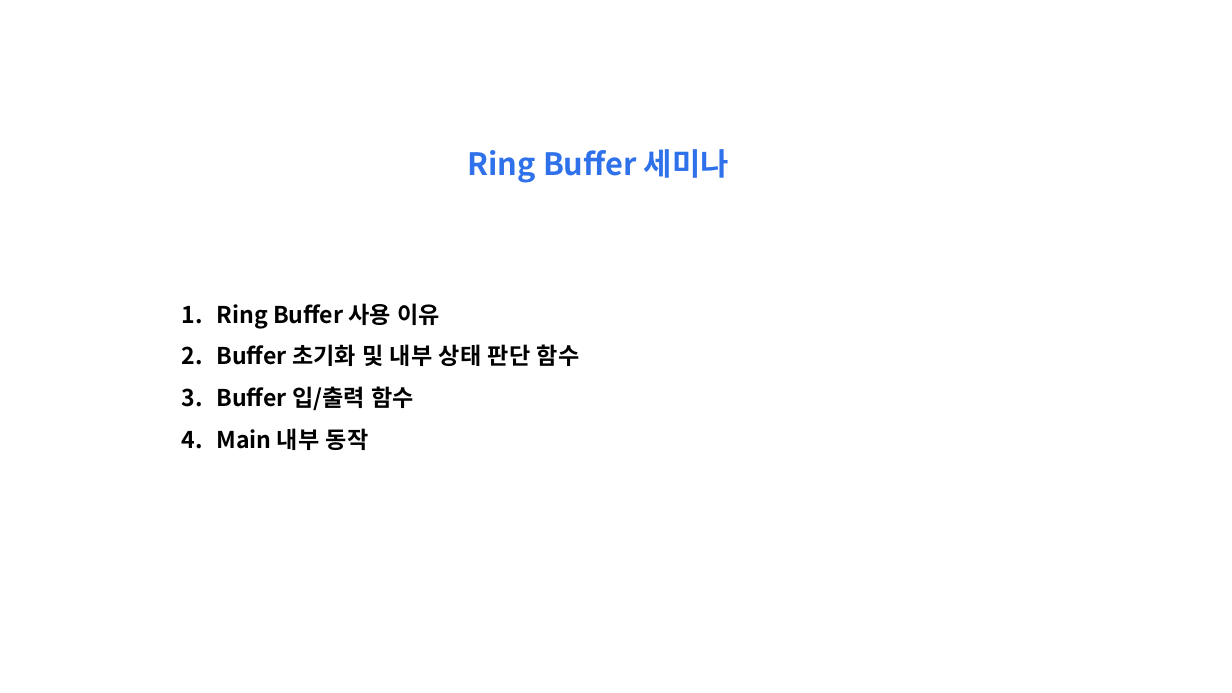
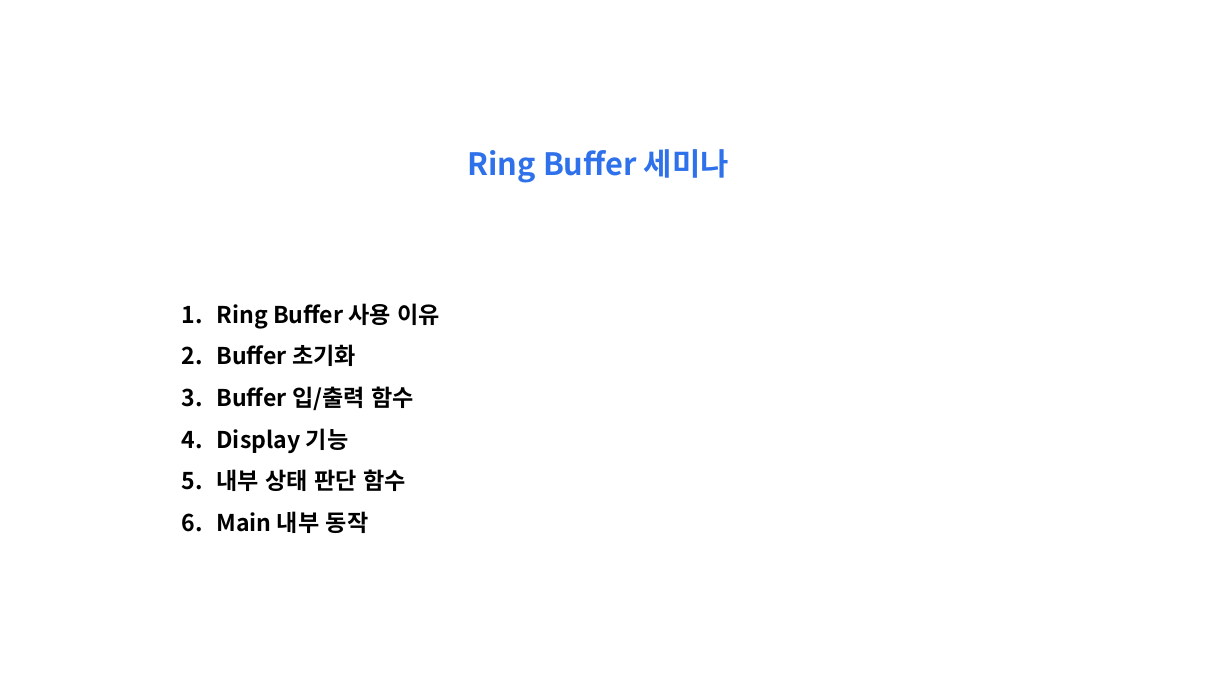
Before and after one commit to qfe051/L412_SelfTest_1_19, a slide deck: slide 1 of 21_c_study/example/ring_buf/ring_buffer.pptx. Drawn at 1232x693 pixels with LibreOffice and Linux fonts; fonts in the diff are those of the drawing; background and template pictures are left out. Boxes give left, top, right and bottom in pixels: in the first picture for what was removed or moved away, otherwise in the second. Text is boxed around its words. In the diff, an @@ line names an element or a change of style, - is before the commit and + after.

```diff
--- a/21_c_study/example/ring_buf/ring_buffer.pptx
+++ b/21_c_study/example/ring_buf/ring_buffer.pptx
@@ text at [217, 344, 356, 366]: text changed @@
-2. Buffer 초기화 및 내부 상태 판단 함수
+2. Buffer 초기화
@@ text at [217, 428, 406, 491]: paragraphs added @@
+4. Display 기능
+5. 내부 상태 판단 함수
```
Also in this commit, not shown: 3 other slides changed, 1 slide added, 2 other files.
